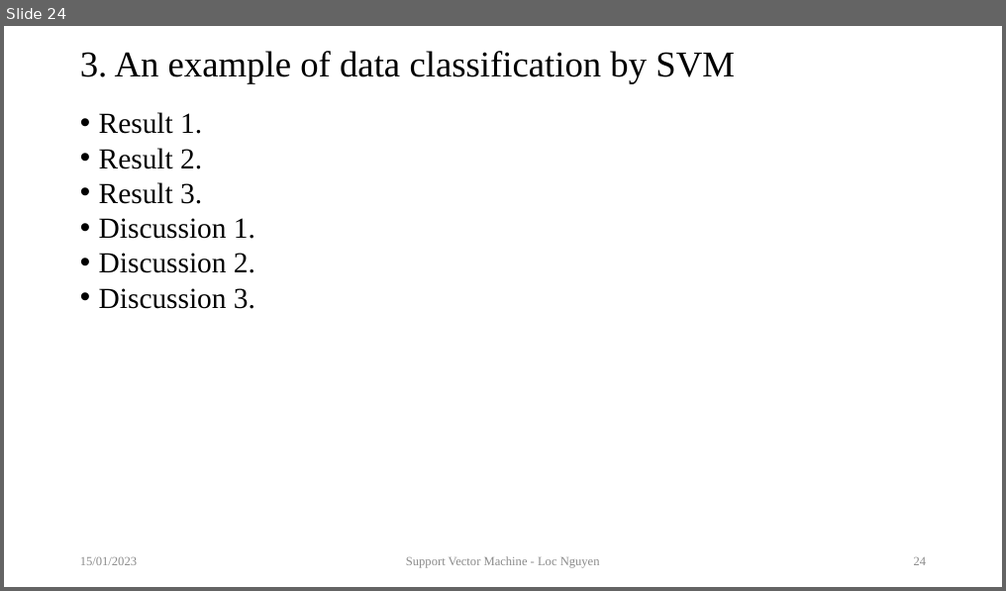
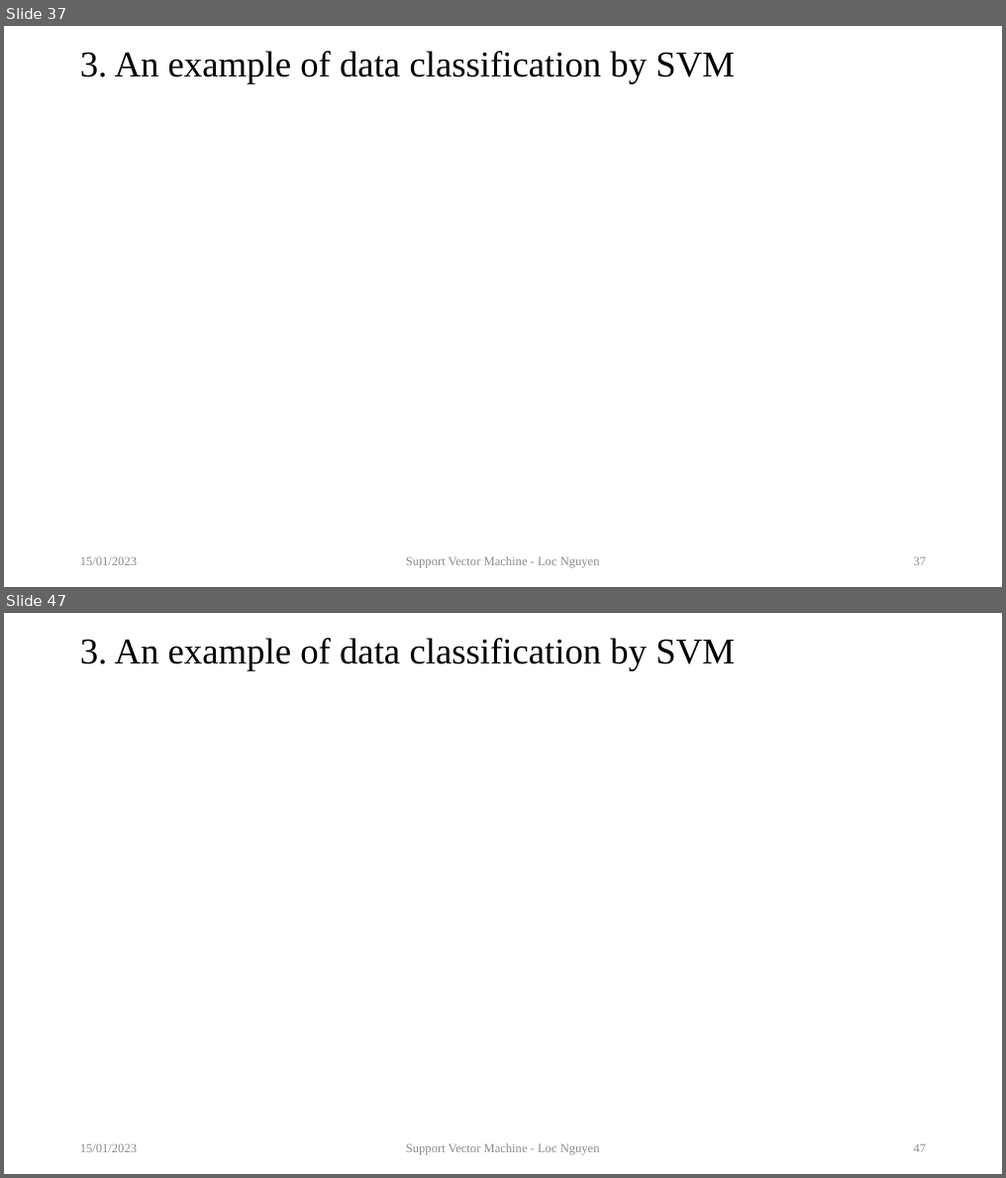
Before and after one commit to sciencepg/global-optimization, a slide deck: 09.TutorialOnSVM/artifact/TutorialOnSVM.pptx. Shown one above the other, each under a label of ours: slide 24 before the commit, slides 37 and 47 after it; the slides between them are not shown. The pictures are 1006x591 and 1006x1178 pixels, drawn with LibreOffice and Linux fonts; fonts in the diff are those of the drawing; grey boxes stand for pictures. Boxes give left, top, right and bottom in pixels: in the first picture for what was removed or moved away, otherwise in the second. Text is boxed around its words. In the diff, an @@ line names an element or a change of style, - is before the commit and + after.

```diff
--- a/09.TutorialOnSVM/artifact/TutorialOnSVM.pptx
+++ b/09.TutorialOnSVM/artifact/TutorialOnSVM.pptx
@@ slide 47 added at <box>4,613,1002,1174</box>, background #FFFFFF @@
@@ title added at <box>80,638,735,671</box>, 35 pt, text #000000 @@
+3. An example of data classification by SVM
@@ text added at <box>80,1145,137,1153</box>, 12 pt, text #8C8C8C @@
+15/01/2023
@@ text added at <box>406,1144,600,1156</box>, 12 pt, text #8C8C8C @@
+Support Vector Machine - Loc Nguyen
@@ page number added at <box>914,1145,927,1153</box>, 12 pt, text #8C8C8C @@
+47
@@ what was slide 24 is now slide 37 @@
@@ slide 37 changed as well @@
@@ text removed at <box>99,112,255,309</box> @@
-• Result 1.
-• Result 2.
-• Result 3.
-• Discussion 1.
-• Discussion 2.
-• Discussion 3.
@@ page number at <box>914,558,927,566</box>: text changed @@
-24
+37
```
Also in this commit, not shown: 3 other slides changed, 24 other slides added, 1 other file.
